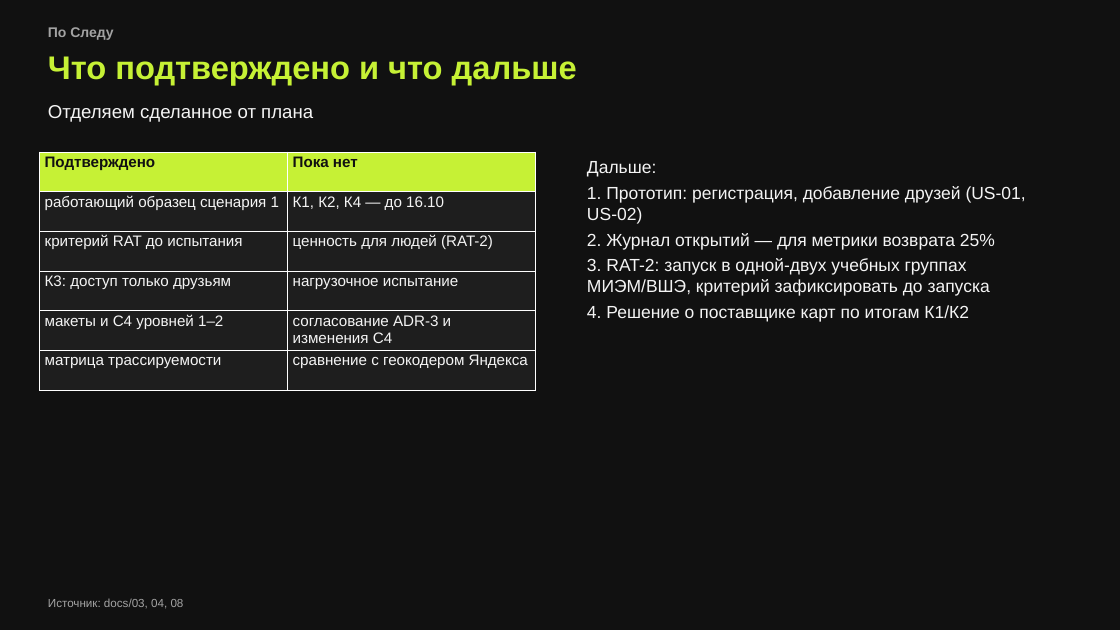
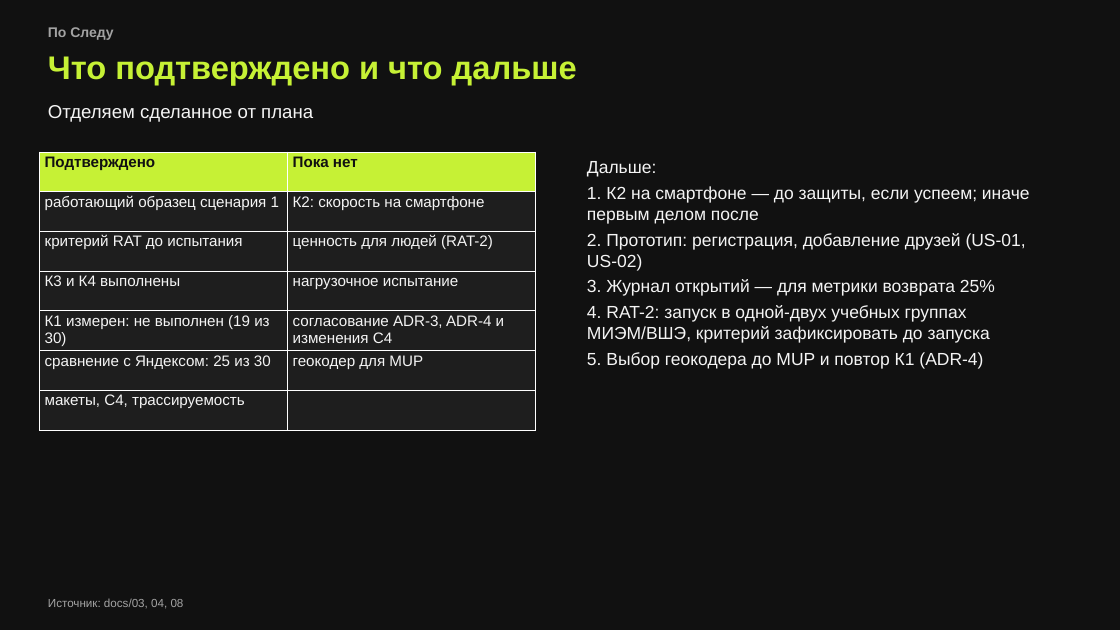
Before and after one commit to KAKBE/social_network, a slide deck: slide 13 of presentation/ПоСледу_RAT-PoC.pptx (slide 12 before the commit). Drawn at 1120x630 pixels with LibreOffice and Linux fonts; fonts in the diff are those of the drawing. Boxes give left, top, right and bottom in pixels: in the first picture for what was removed or moved away, otherwise in the second. Text is boxed around its words. In the diff, an @@ line names an element or a change of style, - is before the commit and + after.

```diff
--- a/presentation/ПоСледу_RAT-PoC.pptx
+++ b/presentation/ПоСледу_RAT-PoC.pptx
@@ table at <box>39,152,535,430</box> @@
-row 2, column 2: К1, К2, К4 — до 16.10
+row 2, column 2: К2: скорость на смартфоне
-row 4: К3: доступ только друзьям | нагрузочное испытание
-row 5: макеты и C4 уровней 1–2 | согласование ADR-3 и изменения C4
-row 6: матрица трассируемости | сравнение с геокодером Яндекса
+row 4: К3 и К4 выполнены | нагрузочное испытание
+row 5: К1 измерен: не выполнен (19 из 30) | согласование ADR-3, ADR-4 и изменения C4
+row 6: сравнение с Яндексом: 25 из 30 | геокодер для MUP
+row 7: макеты, C4, трассируемость | 
@@ text at <box>587,186,1030,369</box>: text changed @@
-1. Прототип: регистрация, добавление друзей (US-01, US-02)
-2. Журнал открытий — для метрики возврата 25%
-3. RAT-2: запуск в одной-двух учебных группах МИЭМ/ВШЭ, критерий зафиксировать до запуска
-4. Решение о поставщике карт по итогам К1/К2
+1. К2 на смартфоне — до защиты, если успеем; иначе первым делом после
+2. Прототип: регистрация, добавление друзей (US-01, US-02)
+3. Журнал открытий — для метрики возврата 25%
+4. RAT-2: запуск в одной-двух учебных группах МИЭМ/ВШЭ, критерий зафиксировать до запуска
+5. Выбор геокодера до MUP и повтор К1 (ADR-4)
```
Also in this commit, not shown: 5 other slides changed, 1 slide added, 6 other files.
